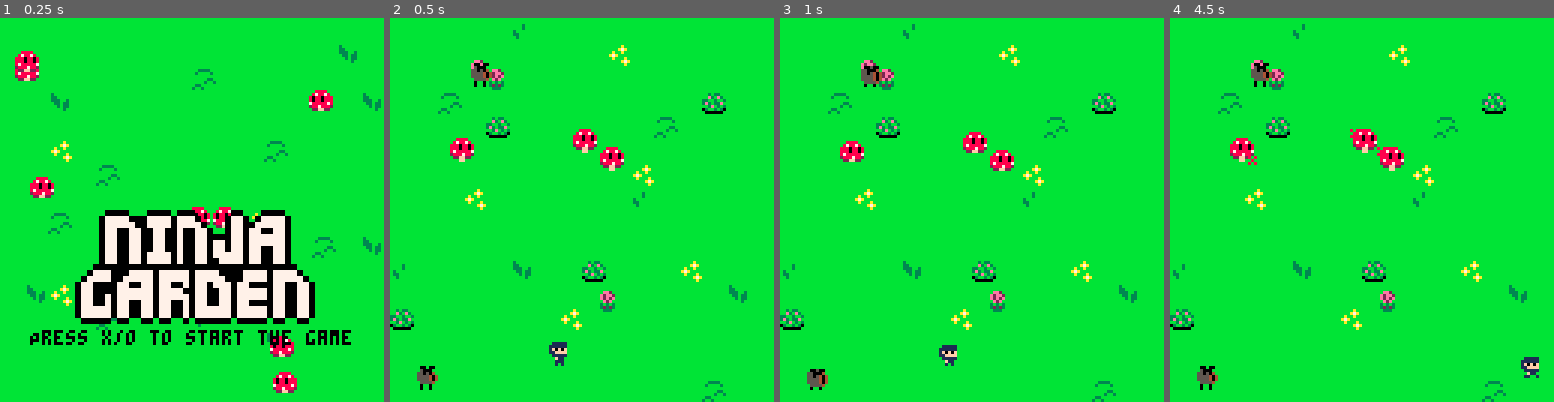
Above: before the commit, frames 1-4 (left to right).
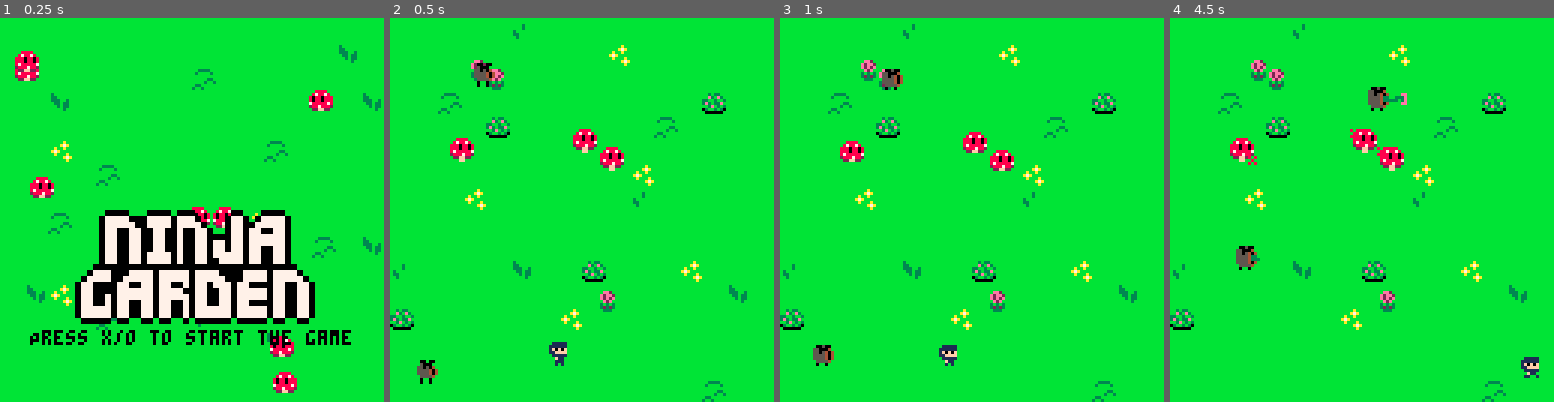
Above: after the commit, the same moments.

Repository: SnoozeTime/Spring2D_2025
Game: PICO-8 cartridge spring.p8
The game is run twice, just before and just after one commit, with the same random seed, the same clock (stepped at 60 frames per second) and the same inputs.
Inputs:
- Up to frame 1 (0.25 s): no input
- Up to frame 2 (0.5 s): tap X (X key) at 0.33 s
- Up to frame 3 (1 s): tap O (Z key) at 0.7 s
- Up to frame 4 (4.5 s): tap X (X key) at 1.07, 1.85, 2.97, 4.08 s; hold Right 1.6-2.1 s; tap O (Z key) every 0.4 s from 1.7 to 4.1 s; hold Up 2.15-2.42 s; hold Right 2.47-3.03 s; hold Left 3.08-3.58 s; hold Down 3.63-3.97 s; hold Right from 4.02 s (still down)

Frame 1 is identical in both runs. In frame 2, 0.5% of the frame differs, in the area x 7-28%, y 11-97%; in frame 3, 1.0%; in frame 4, 1.1%, in the area x 7-62%, y 11-97%.

Commit message:
basic vine behavior

Diff:
--- a/vine.lua
+++ b/vine.lua
@@ -1,6 +1,13 @@
 --
 vine = {
-
+    MIN_WALK_FRAME = 30*1,
+    MAX_WALK_FRAME = 30 * 5,
+    walk_counter = 0,
+    speed = 0.4,
+    spawn_freq = 20,
+    spawn_counter = 0,
+    MAX_SEGMENTS = 10,
+    MIN_SEGMENT = 3
 }
 
 function vine:new(o)
@@ -8,7 +15,19 @@
     setmetatable(o, self)
     self.__index = self
 
-    o.facing = 1
+
+
+    -- normal, len = math.normalize
+    -- get a random point on the map and move toward it.
+    local normal
+    local len
+    dir, len = math.normalize({x=flr(rnd(120))- o.pos.x, y=flr(rnd(120))-o.pos.y})
+    o.dir = dir
+    o.state = "walking"
+    o.facing = sgn(o.dir.x)
+    o.current_walk_frames = flr(rnd(self.MAX_WALK_FRAME-self.MIN_WALK_FRAME))+self.MIN_WALK_FRAME
+    o.segments = 0
+    o.segment_count =  flr(rnd(self.MAX_SEGMENTS-self.MIN_SEGMENT))+self.MIN_SEGMENT
     o.anim = anim:new{
         t = 0,
         trans_color = 6,
@@ -19,15 +38,108 @@
         h = 1,
         loop = true,
     }
+    o.shooting_anim = anim:new{
+        t = 0,
+        trans_color = 6,
+        frame = 1,
+        frame_length = 3,
+        frames = {49},
+        w = 1,
+        h = 1,
+        loop = true,
+    }
     o.alive = true
     return o
 end
 
 function vine:update()
     self.anim:update()
+
+    if self.state == "walking" then
+
+        if self.walk_counter > self.current_walk_frames then
+            self.state = "shooting"
+        else
+
+            self.pos.x += self.dir.x*self.speed
+            self.pos.y += self.dir.y*self.speed
+
+            -- if there is a risk of going off screen, just change the direction
+            if (self.pos.x < 8 and self.dir.x < 0) or (self.pos.x > 120 and self.dir.x > 0) then
+                self.dir.x *= -1
+            end
+
+            if (self.pos.y < 8 and self.dir.y < 0) or (self.pos.y > 120 and self.dir.y > 0) then
+                self.dir.y *= -1
+            end
+
+        end
+
+        -- not necessary to do every frame but oh well
+        self.facing = sgn(self.dir.x)
+
+        self.walk_counter += 1
+    elseif self.state == "shooting" then
+
+        if self.spawn_counter > self.spawn_freq then
+            self.segments += 1
+            self.spawn_counter = 0
+
+            if self.segments > self.segment_count then
+                self.state = "attracting"
+            end
+        else
+            self.spawn_counter += 1
+        end
+    elseif self.state == "attracting" then
+
+        self.segments -= 1
+
+        if self.segments == 0 then
+            self.state = "walking"
+
+            -- reinitialize the walking state
+            local normal
+            local len
+            dir, len = math.normalize({x=flr(rnd(120))- self.pos.x, y=flr(rnd(120))-self.pos.y})
+            self.dir = dir
+            self.current_walk_frames = flr(rnd(self.MAX_WALK_FRAME-self.MIN_WALK_FRAME))+self.MIN_WALK_FRAME
+        end
+
+
+    end
+
 end
 
 
 function vine:draw()
-    self.anim:draw(self.pos.x, self.pos.y, self.facing < 0)
+    if self.state == "walking" then
+        self.anim:draw(self.pos.x, self.pos.y, self.facing < 0)
+    else
+        self.shooting_anim:draw(self.pos.x, self.pos.y, self.facing < 0)
+        for n=1,self.segments do
+            local frame
+            if n == self.segments then
+                frame = 51
+            else
+                frame = 50
+            end
+            palt()
+            palt(0, false)
+            palt(6, true)
+            spr(frame, self.pos.x + n * 8 * sgn(self.dir.x), self.pos.y, 1,1, self.facing < 0, false)
+            --self.draw_segment(i)
+        end
+    end
 end
+
+
+function vine:draw_segment(n)
+
+
+
+    palt()
+    palt(0, false)
+    palt(6, true)
+    spr(50, self.pos.x + n * 8 * sgn(self.dir.x), self.pos.y, 1,1, self.facing < 0, false)
+end
